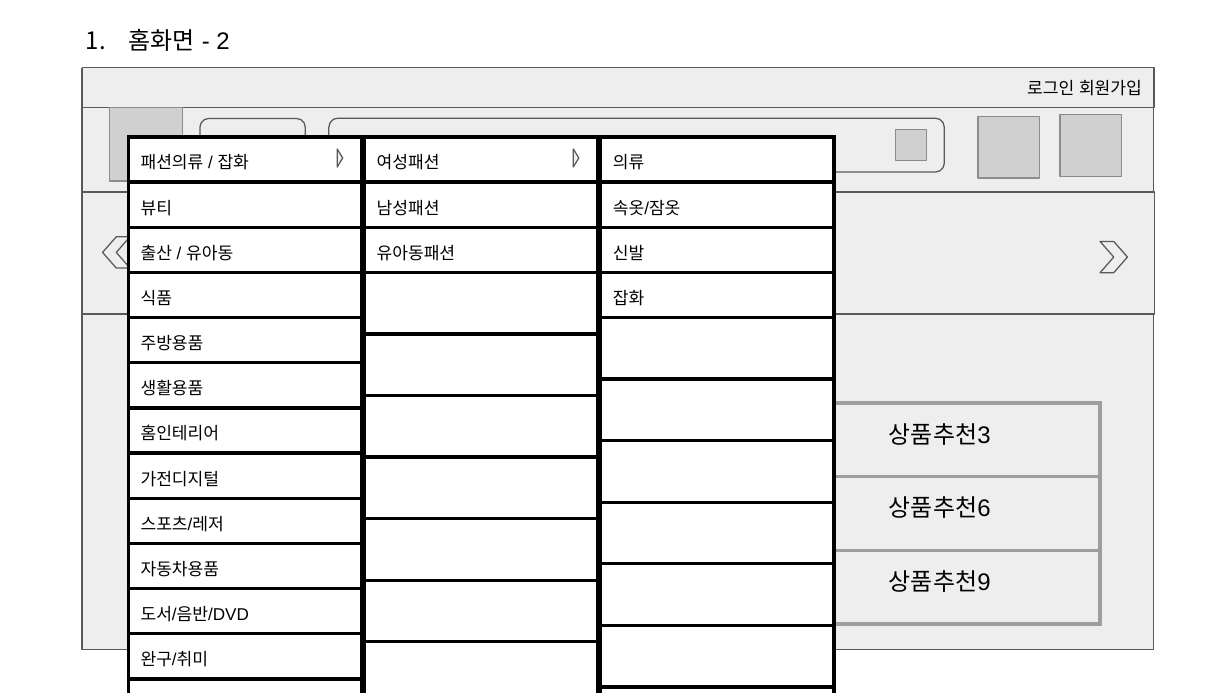
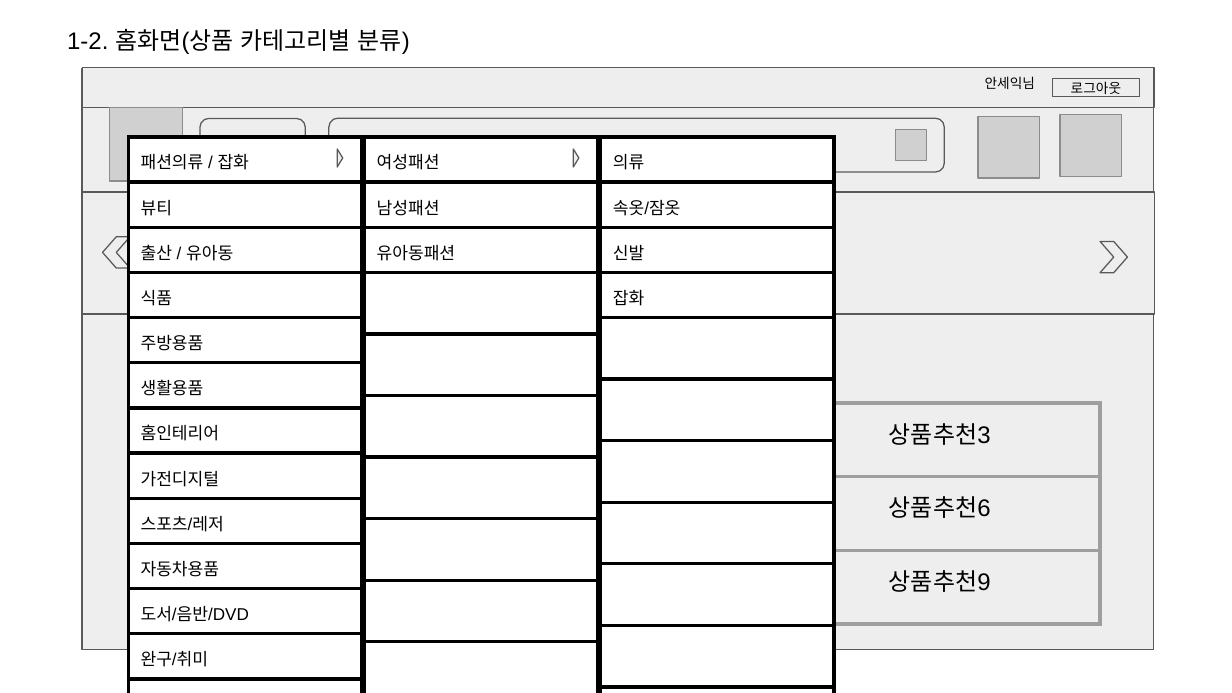
Before and after one commit to smileeeey/DDoreka, a slide deck: slide 2 of doc/공통 프로젝트(쇼핑몰).pptx. Drawn at 1232x693 pixels with LibreOffice and Linux fonts; fonts in the diff are those of the drawing; grey boxes stand for pictures. Boxes give left, top, right and bottom in pixels: in the first picture for what was removed or moved away, otherwise in the second. Text is boxed around its words. In the diff, an @@ line names an element or a change of style, - is before the commit and + after.

```diff
--- a/doc/공통 프로젝트(쇼핑몰).pptx
+++ b/doc/공통 프로젝트(쇼핑몰).pptx
@@ text added at bbox=[67, 29, 409, 54], 14 pt, text #000000 @@
+1-2. 홈화면(상품 카테고리별 분류)
@@ text removed at bbox=[129, 29, 229, 51] @@
-1. 홈화면 - 2
@@ text added at bbox=[985, 76, 1035, 89], 8 pt, text #000000 @@
+안세익님
@@ text in rectangle at bbox=[1027, 80, 1142, 96]: text removed @@
-로그인 회원가입
@@ rectangle added at bbox=[1052, 79, 1140, 97], fill #EEEEEE, outline #595959 0.75 pt, 8 pt, text #000000 @@
+로그아웃
```
Also in this commit, not shown: 11 other slides changed, 17 slides added, 4 other files.
